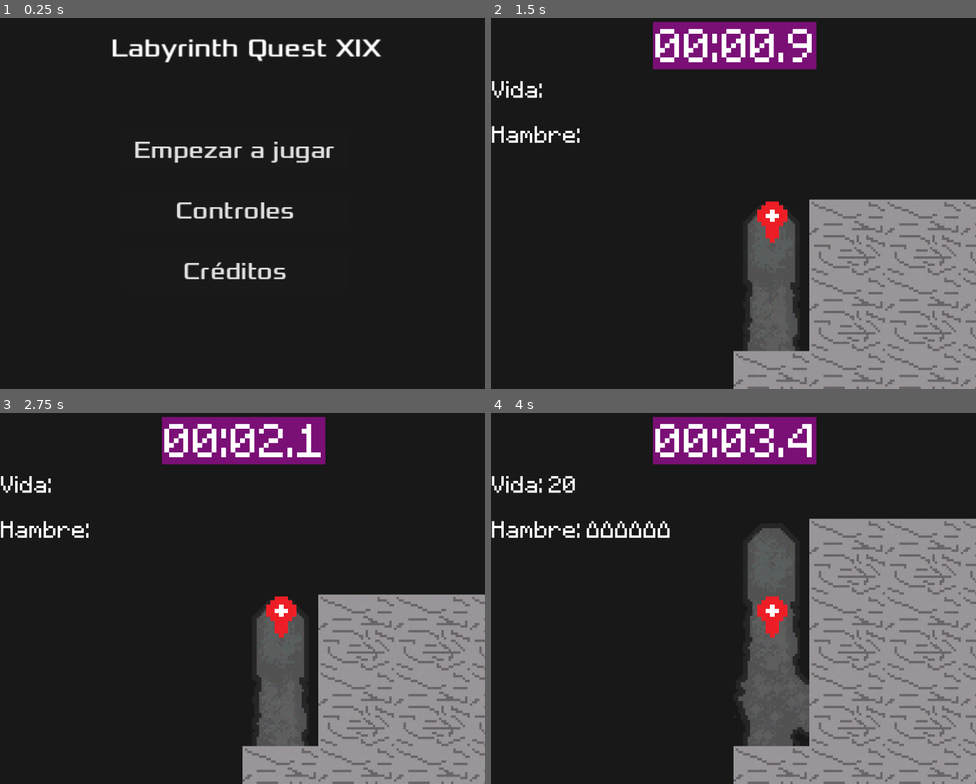
Above: before the commit, frames 1-4 (two rows, left to right).
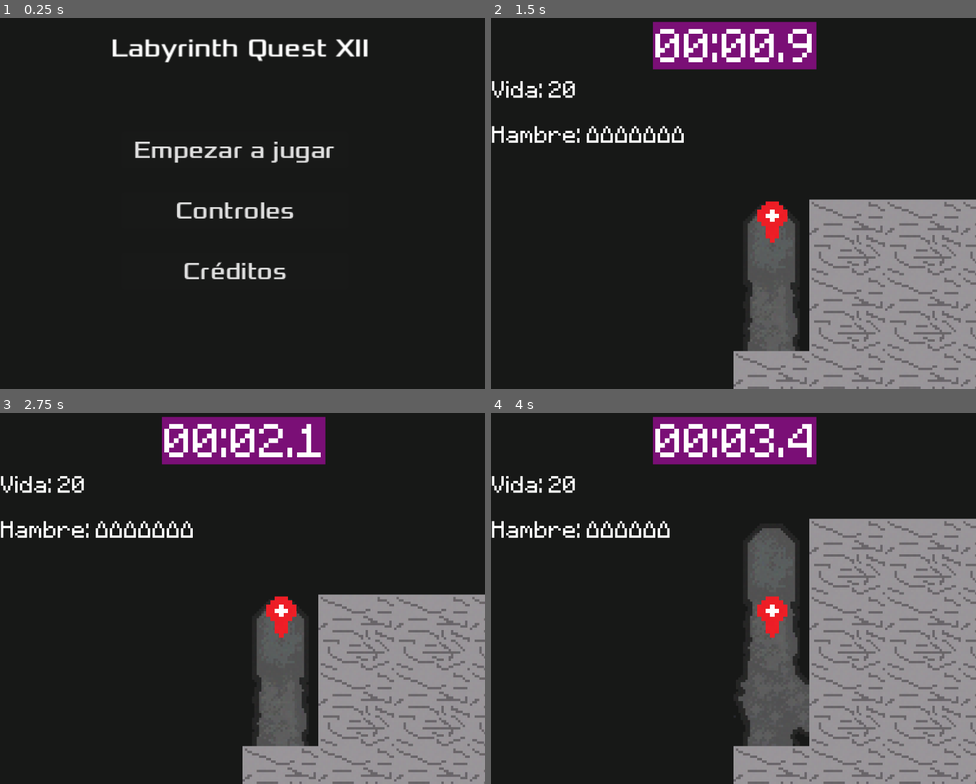
Above: after the commit, the same moments.

Repository: rielgueta/labyrinth
Game: Godot game, scene res://scenes/Inicio.tscn
Two runs of this game, one before a commit and one after it. Both use one fixed random seed, a clock stepped at 60 frames per second and the inputs below.
Inputs:
- Up to frame 1 (0.25 s): no input
- Up to frame 2 (1.5 s): click "Empezar a jugar" at 0.5 s; tap Enter at 1.25 s; hold Right (ui_right) from 1.28 s (still down)
- Up to frame 3 (2.75 s): release Right (ui_right) at 2.03 s; hold Down (ui_down) from 2.03 s (still down)
- Up to frame 4 (4 s): release Down (ui_down) at 2.78 s; hold Right (ui_right) 2.78-3.53 s; hold Up (ui_up) from 3.53 s (still down)

The runs differ from the first frame. In frame 1, 0.1% of the frame differs, in the area x 74-79%, y 5-11%; in frame 2, 0.5%, in the area x 11-40%, y 16-34%; in frame 3, 0.5%; in frame 4, nothing differs.

Commit message:
Me obligaron
Me obligaron (Arreglé un mini bug ehe)

Diff:
--- a/Scripts/Game.gd
+++ b/Scripts/Game.gd
@@ -11,7 +11,7 @@
 
 	# Creamos la salida
 	var direc_salida = randi_range(0, 3)
-	var salida = randi_range(0, ancho_laberinto-1)
+	var salida = randi_range(0, ancho_laberinto - 1)
 	var factor = 0
 	if direc_salida == 0 or direc_salida == 2:
 		factor = (ancho_laberinto - 1) * (direc_salida / 2)
@@ -28,6 +28,7 @@
 
 	# $Salida.position = Vector2i(salida*grid_size, ancho_laberinto*grid_size+6)
 	$Laberinto.mostrar(Vector2i.ZERO)
+	update_UI()
 
 func _on_salida_body_entered(body):
 	print("Salida")
--- a/Scripts/Player.gd
+++ b/Scripts/Player.gd
@@ -45,11 +45,11 @@
 
 func move(dir):
 	# Lanza un "rayo laser" en la dirección en la que se quiere mover y si no colisiona con nada...
-	$RayCast2D.target_position = dir*(grid_size*2-4)
+	$RayCast2D.target_position = dir * (grid_size * 2 - 4)
 	$RayCast2D.force_raycast_update()
 	if not $RayCast2D.is_colliding() or walk_trough_walls:
 		# Entonces se mueve una celda (El tamaño de la celda)
-		position += dir*grid_size
+		position += dir * grid_size
 		moved.emit()
 
 
--- a/scenes/Inicio.tscn
+++ b/scenes/Inicio.tscn
@@ -57,7 +57,7 @@
 offset_bottom = 60.0
 theme_override_fonts/font = ExtResource("2_pw826")
 theme_override_font_sizes/font_size = 27
-text = "Labyrinth Quest XIX"
+text = "Labyrinth Quest XII"
 
 [connection signal="pressed" from="StartButton" to="." method="start_button_pressed"]
 [connection signal="pressed" from="Controls" to="." method="presiona_controles"]
